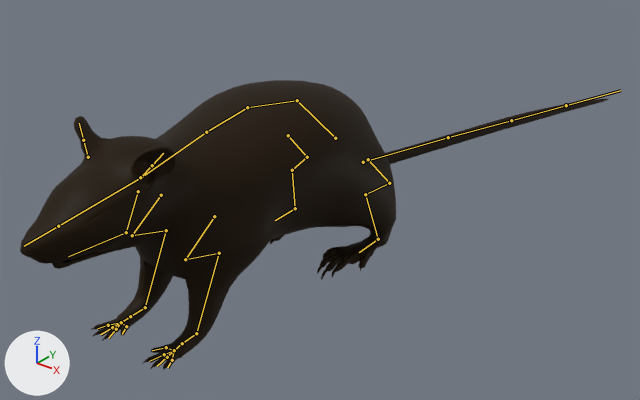
One commit to the Blender file rat/Rat2.0.blend: the scene before it, then after it.
Before and after are seen from a camera (50 mm lens) standing at (52.1, -55.5, 45.0) and looking at (-0.1, 9.8, 4.5). Lighting does not change. The marker at lower left points along +X, +Y and +Z. The bones that bend it are drawn over the model as lines.

Names of what the first picture shows: 'RAT'.
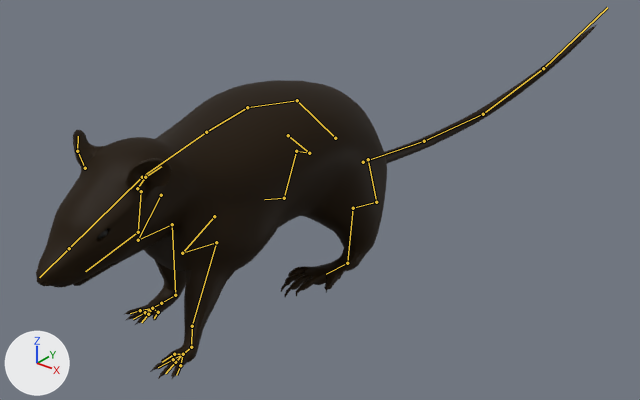
Commit message: starting walk cycle

The newer file adds an action. The first version stands in its rest pose; the second is drawn at frame 17 of the action 'walk'.

Changed parts and their boxes [x1, y1, x2, y2] in the pictures (640 x 400 px):
'RAT', posed (22% taller)
    before: [20, 80, 608, 370]
    after: [36, 25, 596, 379]
bone 'Leg4.001.L', root to tip
    before: (196, 333) to (182, 343)
    after: (192, 326) to (191, 347)
bone 'Leg5.001.L', root to tip
    before: (182, 343) to (174, 350)
    after: (191, 347) to (183, 354)
bone 'Finger4.1.L', root to tip
    before: (174, 350) to (172, 360)
    after: (183, 354) to (180, 365)
bone 'Finger3.1.L', root to tip
    before: (174, 350) to (167, 357)
    after: (183, 354) to (175, 362)
bone 'Finger2.1.L', root to tip
    before: (174, 350) to (164, 354)
    after: (183, 354) to (173, 359)
bone 'Finger1.1.L', root to tip
    before: (174, 350) to (166, 347)
    after: (183, 354) to (174, 354)
bone 'Finger1.2.L', root to tip
    before: (166, 347) to (152, 350)
    after: (174, 354) to (162, 362)
bone 'ear.L.002', root to tip
    before: (152, 165) to (163, 153)
    after: (145, 177) to (161, 166)
bone 'ear.R.002', root to tip
    before: (83, 140) to (79, 123)
    after: (77, 151) to (78, 136)
bone 'Leg4.001.R', root to tip
    before: (145, 307) to (130, 316)
    after: (175, 295) to (161, 303)
bone 'Leg4.L', root to tip
    before: (378, 239) to (359, 252)
    after: (347, 263) to (326, 274)
bone 'Leg4.R', root to tip
    before: (295, 208) to (275, 220)
    after: (284, 198) to (264, 199)

The edits, one by one:
Bone 'Leg4.001.L' (bone_leg4_001_l) turns from (0, 0, 0) to (68, 4, -24) degrees about its own x, y and z.
Bone 'Leg5.001.L' (bone_leg5_001_l) turns from (0, 0, 0) to (-35, -15, -43) degrees about its own x, y and z.
Bone 'Finger4.1.L' (bone_finger4_1_l) turns from (0, 0, 0) to (-11, 9, 3) degrees about its own x, y and z.
Bone 'Finger3.1.L' (bone_finger3_1_l) turns from (0, 0, 0) to (8, 0, 12) degrees about its own x, y and z.
Bone 'Finger2.1.L' (bone_finger2_1_l) turns from (0, 0, 0) to (-11, -6, -7) degrees about its own x, y and z.
Bone 'Finger1.1.L' (bone_finger1_1_l) turns from (0, 0, 0) to (-19, 2, 5) degrees about its own x, y and z.
Bone 'Finger1.2.L' (bone_finger1_2_l) turns from (0, 0, 0) to (-16, 21, -9) degrees about its own x, y and z.
Bone 'ear.L.002' (bone_ear_l_002) turns from (0, 0, 0) to (-32, -20, 18) degrees about its own x, y and z.
Bone 'ear.R.002' (bone_ear_r_002) turns from (0, 0, 0) to (-37, 22, -21) degrees about its own x, y and z.
Bone 'Leg4.001.R' (bone_leg4_001_r) turns from (0, 0, 0) to (-25, 0, 0) degrees about its own x, y and z.
Bone 'Leg4.L' (bone_leg4_l) turns from (0, 0, 0) to (25, 0, 0) degrees about its own x, y and z.
Bone 'Leg4.R' (bone_leg4_r) turns from (0, 0, 0) to (5, 0, 0) degrees about its own x, y and z.
Bone 'LegController.L' (bone_legcontroller_l) moves from (0.0, 0.0, 0.0) to (5.3, 0.0, -0.5).
Bone 'Tail controller' (bone_tail_controller) moves from (0.0, 0.0, 0.0) to (-9.9, 1.1, 12.4).
Bone 'Leg controller.F.L' (bone_leg_controller_f_l) moves from (0.0, 0.0, 0.0) to (2.3, 2.0, 2.9).
Bone 'head CON' (bone_head_con) moves from (0.0, 0.0, 0.0) to (0.0, -4.3, 0.0).
Bone 'LegController.R' (bone_legcontroller_r) moves from (0.0, 0.0, 0.0) to (-1.8, 0.0, 2.0).
Bone 'Leg controller.F.R' (bone_leg_controller_f_r) moves from (0.0, 0.0, 0.0) to (3.7, 0.0, -0.4).
